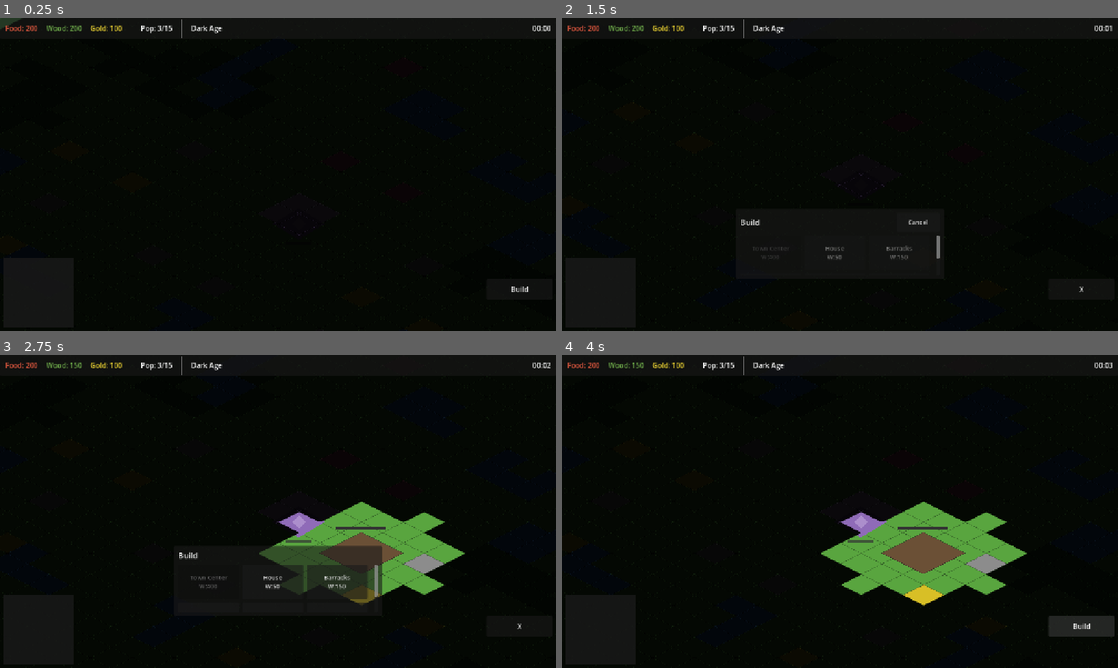
Above: before the commit, frames 1-4 (two rows, left to right).
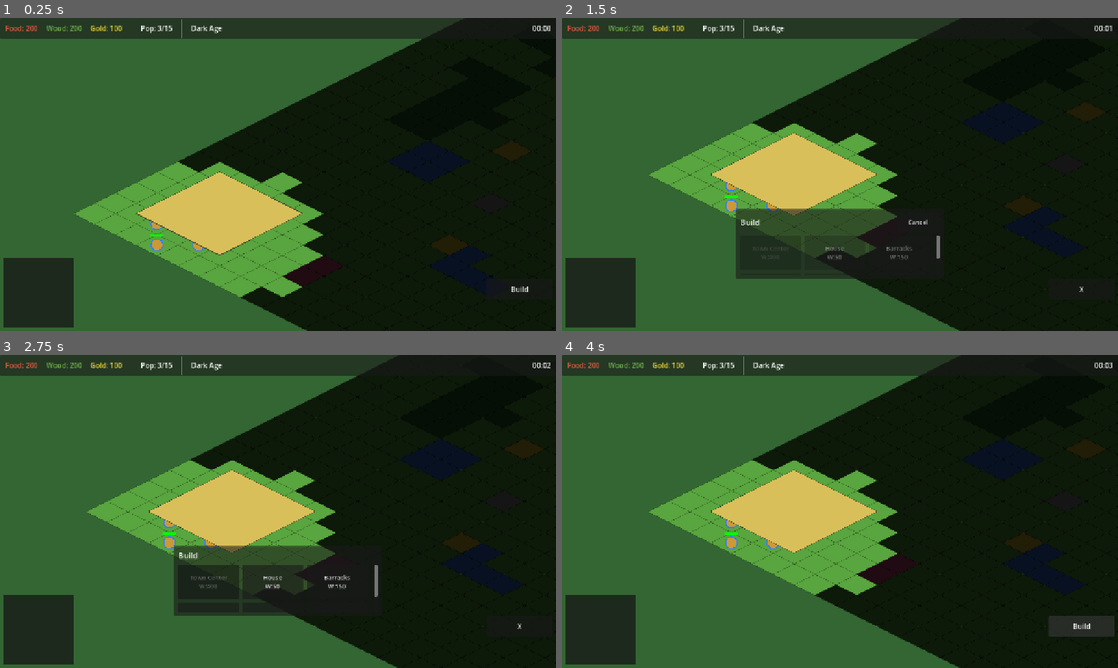
Above: after the commit, the same moments.

Repository: ben4mn/RTSM
Game: Godot game, scene res://scenes/main/main.tscn
The game is run twice, just before and just after one commit, with the same random seed, the same clock (stepped at 60 frames per second) and the same inputs.
Inputs:
- Up to frame 1 (0.25 s): no input
- Up to frame 2 (1.5 s): click "Build" at 0.5 s; click "House W:50" at 1.25 s
- Up to frame 3 (2.75 s): click "Cancel" at 2 s
- Up to frame 4 (4 s): click "Town Center W:400" at 2.75 s; click "X" at 3.5 s

The runs differ from the first frame. In frame 1, 54% of the frame differs, in the area x 0-100%, y 0-100%; in frame 2, 54%; in frame 3, 57%; in frame 4, 59%.

Commit message:
Center camera on player base and reduce fog opacity
- Move camera to player 0's spawn position on game start instead of
  map center (player spawns in bottom-left corner)
- Reduce unexplored fog opacity from 95% to 85%
- Reduce explored fog opacity from 55% to 35% so previously-seen
  terrain is clearly visible

Co-Authored-By: Claude Opus 4.6 <noreply@anthropic.com>

Diff:
--- a/scripts/main/main.gd
+++ b/scripts/main/main.gd
@@ -76,6 +76,10 @@
 
 	# Wire up AI.
 	_setup_ai(map_gen)
+
+	# Center camera on player's starting base.
+	var player_spawn: Vector2 = game_map.tile_to_world(map_gen.spawn_positions[0])
+	game_map.camera.position = player_spawn
 
 	# Update initial HUD state.
 	_refresh_hud_resources(0)
--- a/scripts/map/tileset_builder.gd
+++ b/scripts/map/tileset_builder.gd
@@ -74,10 +74,10 @@
 	var img := Image.create(w, h, false, Image.FORMAT_RGBA8)
 	img.fill(Color(0, 0, 0, 0))
 
-	# Unexplored = fully black.
-	_draw_iso_diamond(img, 0, 0, MapData.TILE_WIDTH, MapData.TILE_HEIGHT, Color(0, 0, 0, 0.95))
-	# Explored = semi-transparent dark grey.
-	_draw_iso_diamond(img, MapData.TILE_WIDTH, 0, MapData.TILE_WIDTH, MapData.TILE_HEIGHT, Color(0, 0, 0, 0.55))
+	# Unexplored = dark but not completely opaque so you can faintly see terrain shape.
+	_draw_iso_diamond(img, 0, 0, MapData.TILE_WIDTH, MapData.TILE_HEIGHT, Color(0, 0, 0, 0.85))
+	# Explored = light dim so previously-seen terrain is clearly visible.
+	_draw_iso_diamond(img, MapData.TILE_WIDTH, 0, MapData.TILE_WIDTH, MapData.TILE_HEIGHT, Color(0, 0, 0, 0.35))
 
 	return img
 
